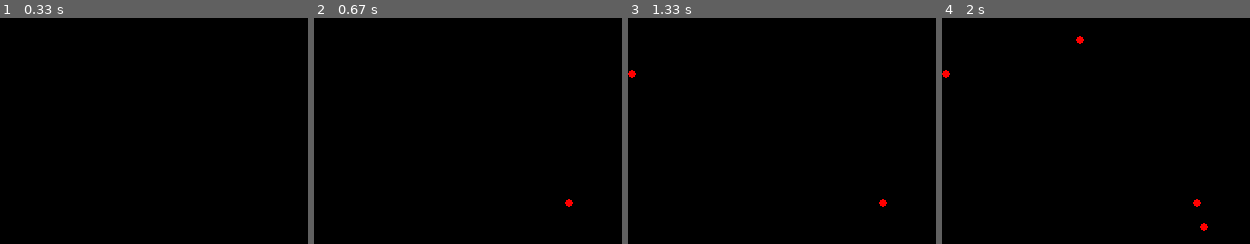
Above: before the commit, frames 1-4 (left to right).
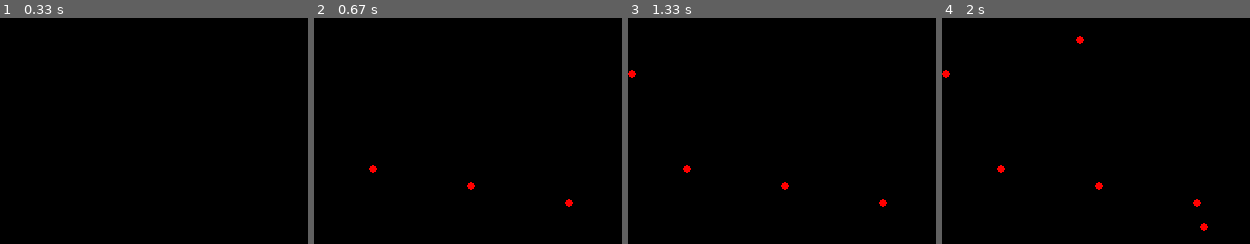
Above: after the commit, the same moments.

Repository: alabayk/paint_on_pygame
Game: pygame game, started from paint.py
Same seed, same stepped clock (60 frames per second), same inputs: the game is played once before the commit and once after it.
Inputs (mouse positions are % of the whole screen's width and height, from its top left):
- Up to frame 1 (0.33 s): no input
- Up to frame 2 (0.67 s): press the mouse at (52, 60) at 0.37 s; move the mouse to (36, 56) at 0.47 s; release the mouse at (20, 52) at 0.6 s
- Up to frame 3 (1.33 s): click (11, 31) at 0.72 s; click (17, 2) at 1.05 s
- Up to frame 4 (2 s): click (53, 65) at 1.43 s; click (33, 24) at 1.73 s
The pictures show only the part of the screen within x 10-60%, y 19-69%; the shares and areas given below are measured in that part.

Frame 1 is identical in both runs. In frame 2, 0.1% of the frame differs, in the area x 17-53%, y 65-77%; in frame 3, 0.1%; in frame 4, 0.1%.

Commit message:
*** забыл, что можно на русском коммитить *** добавлена базовое рисование линии

Diff:
--- a/circles.py
+++ b/paint.py
@@ -6,7 +6,6 @@
 running = True
 flag_ris = True
 nazhat = False
-coords = ()
 rad = 4
 
 while running:
@@ -15,10 +14,9 @@
             running = False
         if event.type == pygame.MOUSEBUTTONDOWN:
             nazhat = True
-            coords = event.pos
         if event.type == pygame.MOUSEBUTTONUP:
             nazhat = False
 
     if flag_ris and nazhat:
-        pygame.draw.circle(screen, pygame.Color('RED'), coords, rad)
+        pygame.draw.circle(screen, pygame.Color('RED'), pygame.mouse.get_pos(), rad)
         pygame.display.update()
